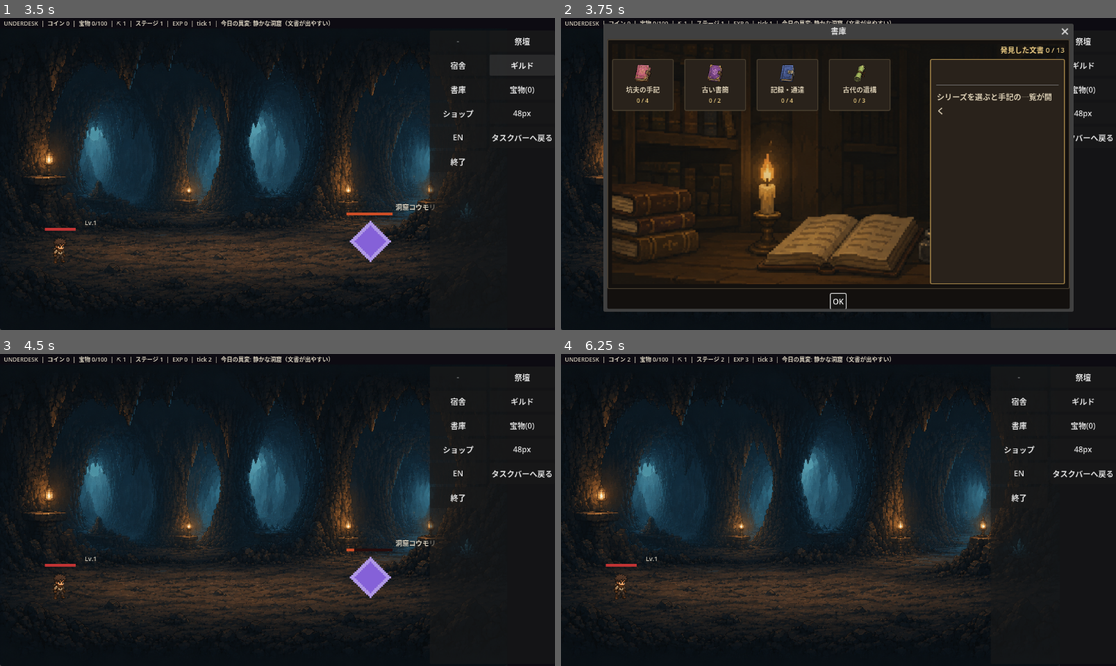
Above: before the commit, frames 1-4 (two rows, left to right).
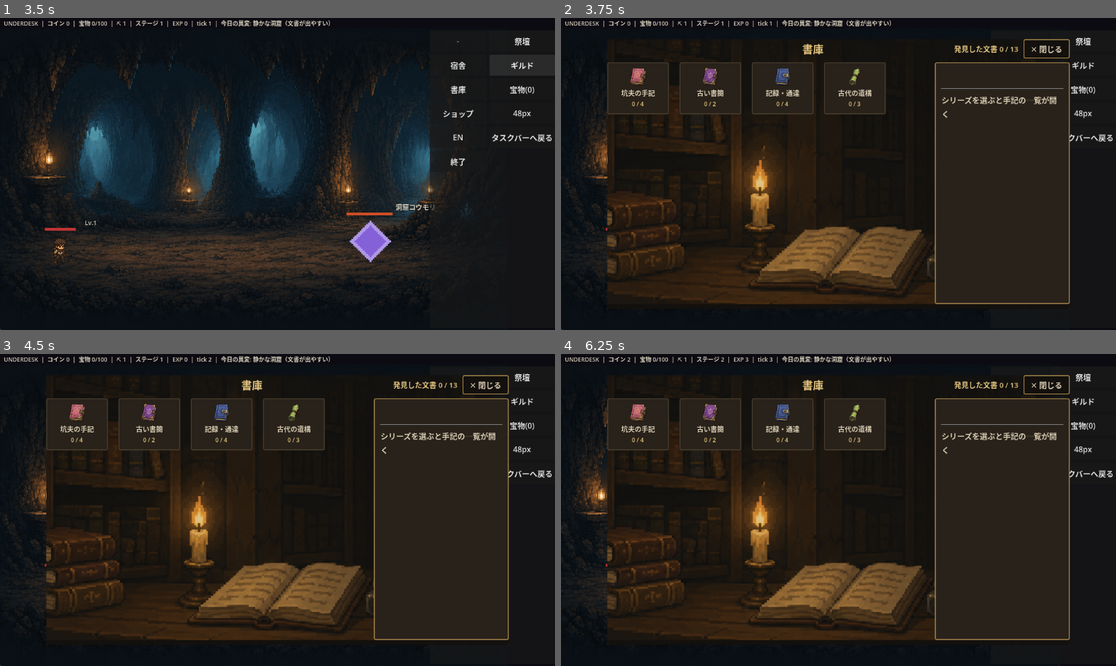
Above: after the commit, the same moments.

Repository: jinsei0604/UnderDesk
Game: Godot game, scene res://src/ui/main.tscn
Same seed, same stepped clock (60 frames per second), same inputs: the game is played once before the commit and once after it.
Inputs (mouse positions are in pixels of both pictures, inside the frame that each line leads up to):
- Up to frame 1 (3.5 s): tap Enter at 0.5 s; drag from (111, 33) to (133, 27) at 0.52 s; click "祭壇" at 1.25 s; click "宿舎" at 2 s; click "ギルド" at 2.75 s
- Up to frame 2 (3.75 s): click "書庫" at 3.5 s
- Up to frame 3 (4.5 s): click (111, 385) at 4.25 s, where only the run before the commit has a clickable "OK"
- Up to frame 4 (6.25 s): click "宝物(0)" at 5 s; click (672, 385) at 5.75 s, where only the run before the commit has a clickable "OK"

Frame 1 is identical in both runs. In frame 2, 20% of the frame differs, in the area x 7-93%, y 1-95%; in frame 3, 32%, in the area x 8-92%, y 6-92%; in frame 4, 32%.

Commit message:
Give the guild/archive/treasure/altar/dorm dialogs the shop's frameless art chrome
The other illustrated dialogs still had the cabinet frame and the OS
titlebar around their art. UDCardDialog.enable_art_chrome(title, close)
now gives them the same treatment as the shop: borderless, no cabinet
frame, with a centered title and a "✕ 閉じる" button placed in the
header row over the art. Header-based (a spacer centers the title, the
close sits at the right end) rather than free-floating — a hand-anchored
top-right button collapsed to zero width and never drew.

Verified at full window size via screen capture: title, close button,
progress readout, cards, detail panel, and (guild) the painted-sign
hotspots all render and coexist. The close button was invisible in
earlier smaller-window captures only because a 921px test window clips
the 1152px viewport's right edge — not a real layout bug.

Diff:
--- a/src/ui/card_dialog.gd
+++ b/src/ui/card_dialog.gd
@@ -45,6 +45,7 @@
 var _detail_panel: Control
 var _root_panel: PanelContainer
 var _hotspot_layer: Control
+var _header: HBoxContainer
 ## Invisible click targets over a set_background() illustration (e.g. the
 ## guild's painted "アイテム交換" / "交換カウンター" signs), each a Rect2
 ## normalized to the background texture's own pixel size (0..1 on both
@@ -98,6 +99,7 @@
 	var header := HBoxContainer.new()
 	header.add_theme_constant_override("separation", 10)
 	column.add_child(header)
+	_header = header
 
 	_back_button = Button.new()
 	_back_button.custom_minimum_size = Vector2(90, 34)
@@ -258,6 +260,45 @@
 		_root_panel.add_theme_stylebox_override("panel", _flat(COLOR_CABINET, COLOR_BORDER_DIM, 2, 10))
 	else:
 		_root_panel.add_theme_stylebox_override("panel", _flat(COLOR_CABINET, COLOR_CABINET, 0, 0))
+
+
+## Full art-driven chrome for a dialog whose background fills the frame:
+## drops the OS titlebar and cabinet frame, then puts a title and a close
+## button into the header row over the art — the code equivalent of the
+## shop art's baked-in title/閉じる plaque, for the other dialogs whose
+## illustrations don't have them drawn in. Header-based (not free-floating)
+## so the container guarantees they're laid out and on-screen: a
+## hand-anchored top-right button kept collapsing to zero width.
+func enable_art_chrome(title_text: String, close_label: String) -> void:
+	hide_native_chrome()
+	set_frame_visible(false)
+
+	# A left spacer centers the title between the back button and the
+	# progress/close cluster; the title itself is natural-width (an EXPAND
+	# title was starving the close button of layout width, dropping it).
+	var spacer := Control.new()
+	spacer.size_flags_horizontal = Control.SIZE_EXPAND_FILL
+	_header.add_child(spacer)
+	_header.move_child(spacer, 1)
+
+	var title_lbl := Label.new()
+	title_lbl.text = title_text
+	title_lbl.add_theme_font_size_override("font_size", 22)
+	title_lbl.add_theme_color_override("font_color", COLOR_TITLE)
+	_header.add_child(title_lbl)
+	_header.move_child(title_lbl, 2)  # back, spacer, title, [progress(EXPAND)], close
+
+	var close_btn := Button.new()
+	close_btn.text = "✕ " + close_label
+	close_btn.add_theme_font_size_override("font_size", 16)
+	close_btn.add_theme_color_override("font_color", COLOR_TEXT)
+	close_btn.add_theme_stylebox_override("normal", _flat(COLOR_CABINET, COLOR_BORDER, 2, 8))
+	close_btn.add_theme_stylebox_override("hover", _flat(COLOR_PAPER_HOVER, COLOR_BORDER, 2, 8))
+	close_btn.add_theme_stylebox_override("pressed", _flat(COLOR_PAPER_SELECTED, COLOR_BORDER, 2, 8))
+	close_btn.custom_minimum_size = Vector2(96, 34)
+	close_btn.focus_mode = Control.FOCUS_NONE
+	close_btn.pressed.connect(hide)
+	_header.add_child(close_btn)  # stays last: the header's right end
 
 
 ## Shows the "back to series" button on nested pages (archive shelves).
--- a/src/ui/main.gd
+++ b/src/ui/main.gd
@@ -813,6 +813,7 @@
 	_archive_dialog.card_selected.connect(_on_archive_card_selected)
 	_archive_dialog.back_pressed.connect(_show_archive_series_shelf)
 	_archive_dialog.set_background(art.texture("dialog_bg_archive"))
+	_archive_dialog.enable_art_chrome(locale.text("UI_ARCHIVE"), locale.text("UI_CLOSE"))
 	add_child(_archive_dialog)
 
 
@@ -821,6 +822,7 @@
 	_treasure_dialog.card_selected.connect(_on_treasure_card_selected)
 	_treasure_dialog.back_pressed.connect(_show_treasure_rank_shelf)
 	_treasure_dialog.set_background(art.texture("dialog_bg_treasure"))
+	_treasure_dialog.enable_art_chrome(locale.text("UI_TREASURES"), locale.text("UI_CLOSE"))
 	add_child(_treasure_dialog)
 
 
@@ -1188,6 +1190,7 @@
 	_dorm_dialog.card_selected.connect(_on_dorm_card_selected)
 	_dorm_dialog.action_pressed.connect(_on_dorm_level_up)
 	_dorm_dialog.set_background(art.texture("dialog_bg_dorm"))
+	_dorm_dialog.enable_art_chrome(locale.text("ROOM_DORM"), locale.text("UI_CLOSE"))
 	add_child(_dorm_dialog)
 
 
@@ -1262,6 +1265,7 @@
 	# hardcoded to the hero (minion 0) until per-companion altar upgrades
 	# and their effects are designed.
 	_altar_dialog.set_character(art.texture(art.minion_key(0)), 0.68)
+	_altar_dialog.enable_art_chrome(locale.text("UI_ALTAR"), locale.text("UI_CLOSE"))
 	add_child(_altar_dialog)
 
 
@@ -1344,6 +1348,7 @@
 	_guild_dialog.action_pressed.connect(_on_guild_exchange)
 	_guild_dialog.back_pressed.connect(_show_guild_front)
 	_guild_dialog.set_background(art.texture("dialog_bg_guild"))
+	_guild_dialog.enable_art_chrome(locale.text("UI_GUILD"), locale.text("UI_CLOSE"))
 	add_child(_guild_dialog)
 
 
